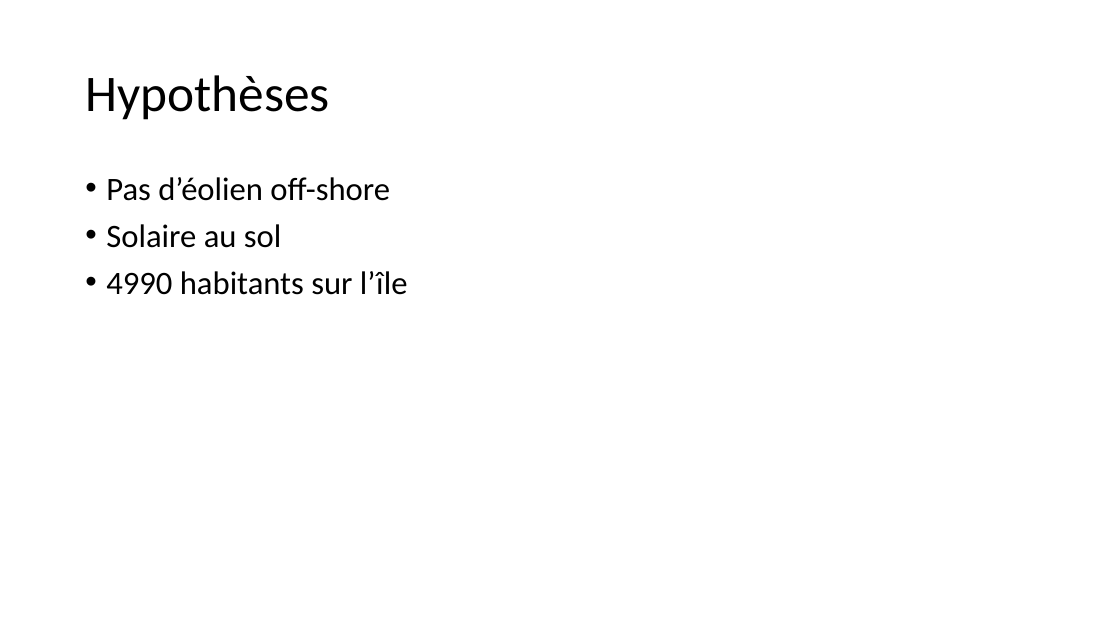
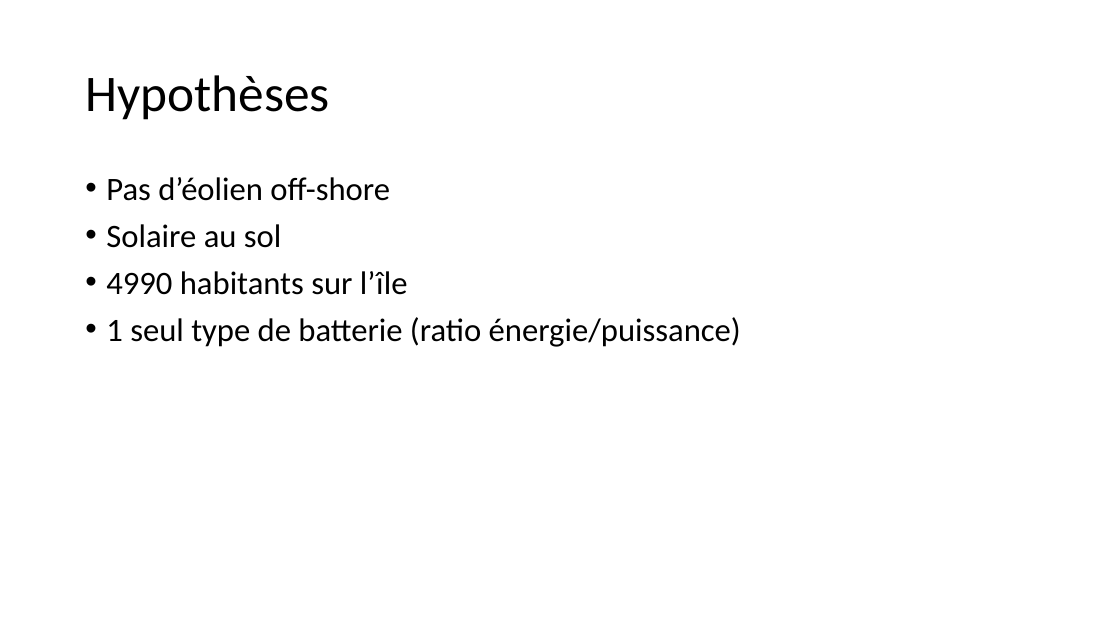
Before and after one commit to cledat/Projet-EA314, a slide deck: slide 3 of rapport.pptx. Drawn at 1120x630 pixels with LibreOffice and Linux fonts; fonts in the diff are those of the drawing. Boxes give left, top, right and bottom in pixels: in the first picture for what was removed or moved away, otherwise in the second. Text is boxed around its words. In the diff, an @@ line names an element or a change of style, - is before the commit and + after.

```diff
--- a/rapport.pptx
+++ b/rapport.pptx
@@ text at [106, 317, 741, 347]: paragraph added @@
+• 1 seul type de batterie (ratio énergie/puissance)
```
Also in this commit, not shown: 6 other slides changed, 3 slides added, 1 other file.
